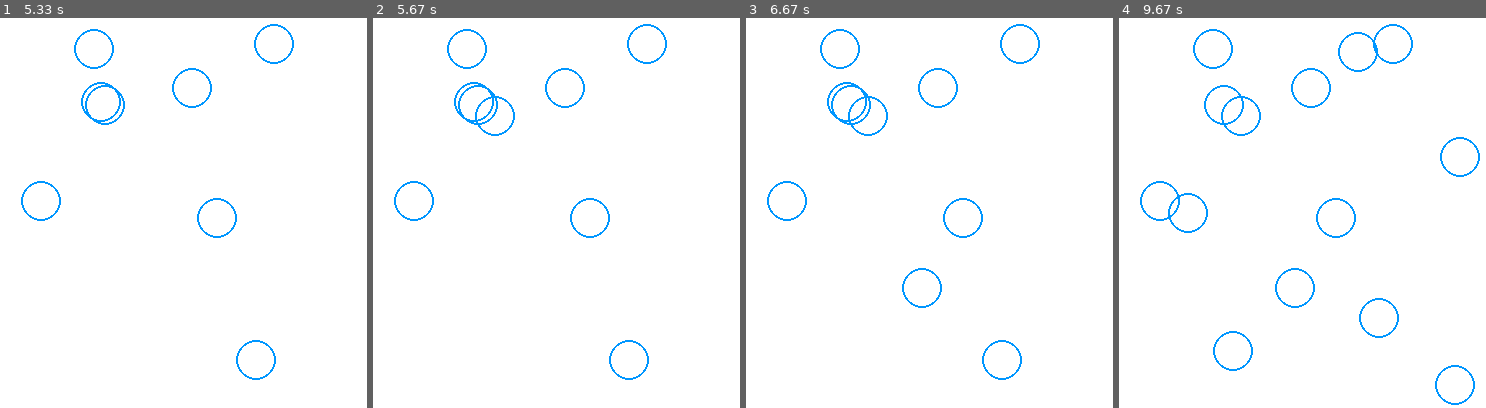
Above: before the commit, frames 1-4 (left to right).
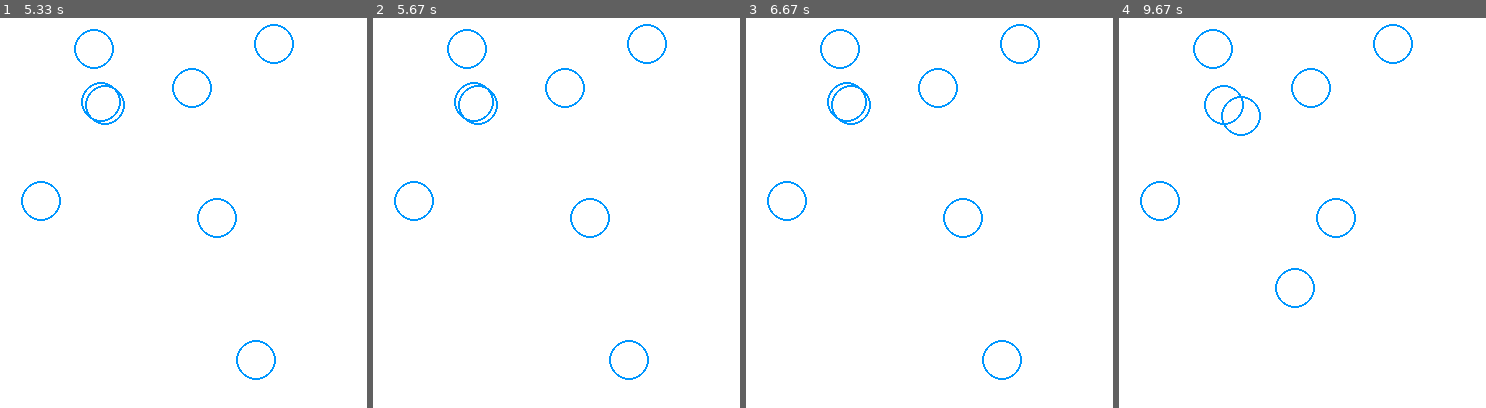
Above: after the commit, the same moments.

Repository: HenryYannis/xiaobao-pygame
Game: pygame game, started from 02-点击消除/点击消除_第2节课_精准消除.py
Two runs of this game, one before a commit and one after it. Both use one fixed random seed, a clock stepped at 60 frames per second and the inputs below.
Inputs (mouse positions are in pixels of both pictures, inside the frame that each line leads up to):
- Up to frame 1 (5.33 s): click (183, 209) at 0.38 s; click (286, 271) at 3.22 s; click (33, 119) at 4.05 s
- Up to frame 2 (5.67 s): no input
- Up to frame 3 (6.67 s): no input
- Up to frame 4 (9.67 s): click (1207, 103) at 8.88 s; click (1375, 341) at 9.22 s

Frame 1 is identical in both runs. In frame 2, 0.1% of the frame differs, in the area x 27-39%, y 20-31%; in frame 3, 0.3%; in frame 4, 0.9%, in the area x 13-99%, y 3-100%.

Commit message:
点击消除：只响应左键、气泡最多8个、终课加空格重开

Diff:
--- a/02-点击消除/点击消除_第2节课_精准消除.py
+++ b/02-点击消除/点击消除_第2节课_精准消除.py
@@ -12,15 +12,15 @@
     for 事件 in pygame.event.get():
         if 事件.type == pygame.QUIT:
             运行中 = False
-        if 事件.type == pygame.MOUSEBUTTONDOWN:        # 新增代码：响应鼠标按下事件
-            鼠标x, 鼠标y = pygame.mouse.get_pos()      # 新增代码：获取鼠标按下时的绝对坐标
+        if 事件.type == pygame.MOUSEBUTTONDOWN and 事件.button == 1:  # 新增代码：响应鼠标左键按下(button 1是左键，滚轮和右键不算)
+            鼠标x, 鼠标y = 事件.pos                   # 新增代码：直接取事件自带的点击坐标，就是按下那一刻的位置
             for 索引 in range(len(气泡列表) - 1, -1, -1):  # 新增代码：倒序遍历索引，防止pop删除元素时漏检跳位
                 气泡x, 气泡y = 气泡列表[索引]
                 if math.hypot(鼠标x - 气泡x, 鼠标y - 气泡y) <= 20: # 新增代码：勾股定理算距离(是什么)，判断是否在圆内(为什么)，半径20(怎么用)
                     气泡列表.pop(索引)                 # 新增代码：命中消除(是什么)，从列表中移除(为什么)，传入索引删除(怎么用)
                     break                              # 新增代码：跳出循环(是什么)，单次点击只消一个(为什么)，break中断(怎么用)
 
-    if random.random() < 0.03:                         # 随机生成：每帧3%概率产生新气泡，控制出现节奏
+    if random.random() < 0.03 and len(气泡列表) < 8:  # 随机生成：每帧3%概率产生新气泡，最多同时8个，不会铺满屏幕
         气泡列表.append([random.randint(20, 380), random.randint(20, 380)])
 
     窗口.fill((255, 255, 255))                         # 清空画布：擦除上一帧残留画面，白色RGB(255,255,255)全屏覆盖
